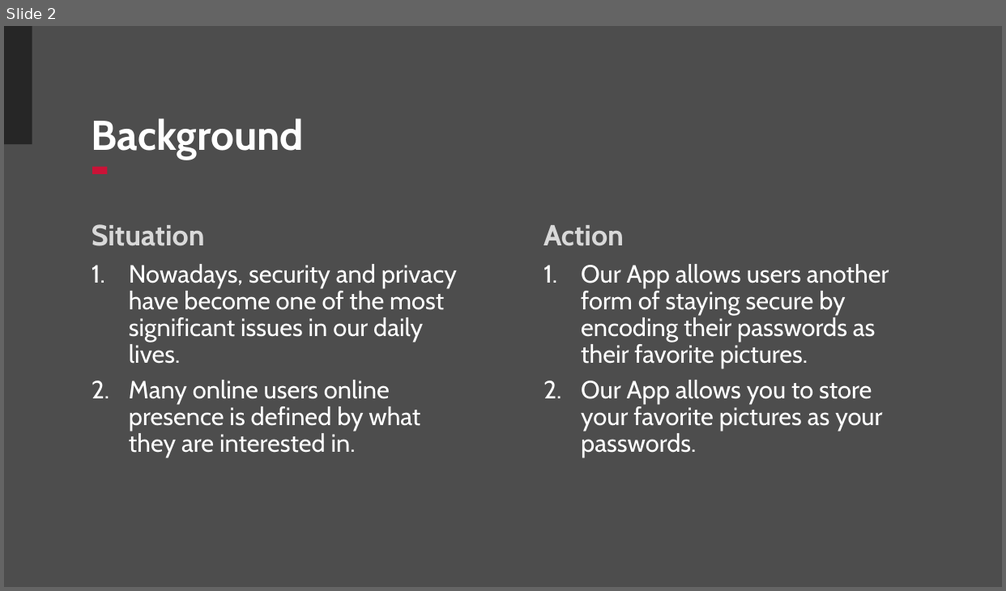
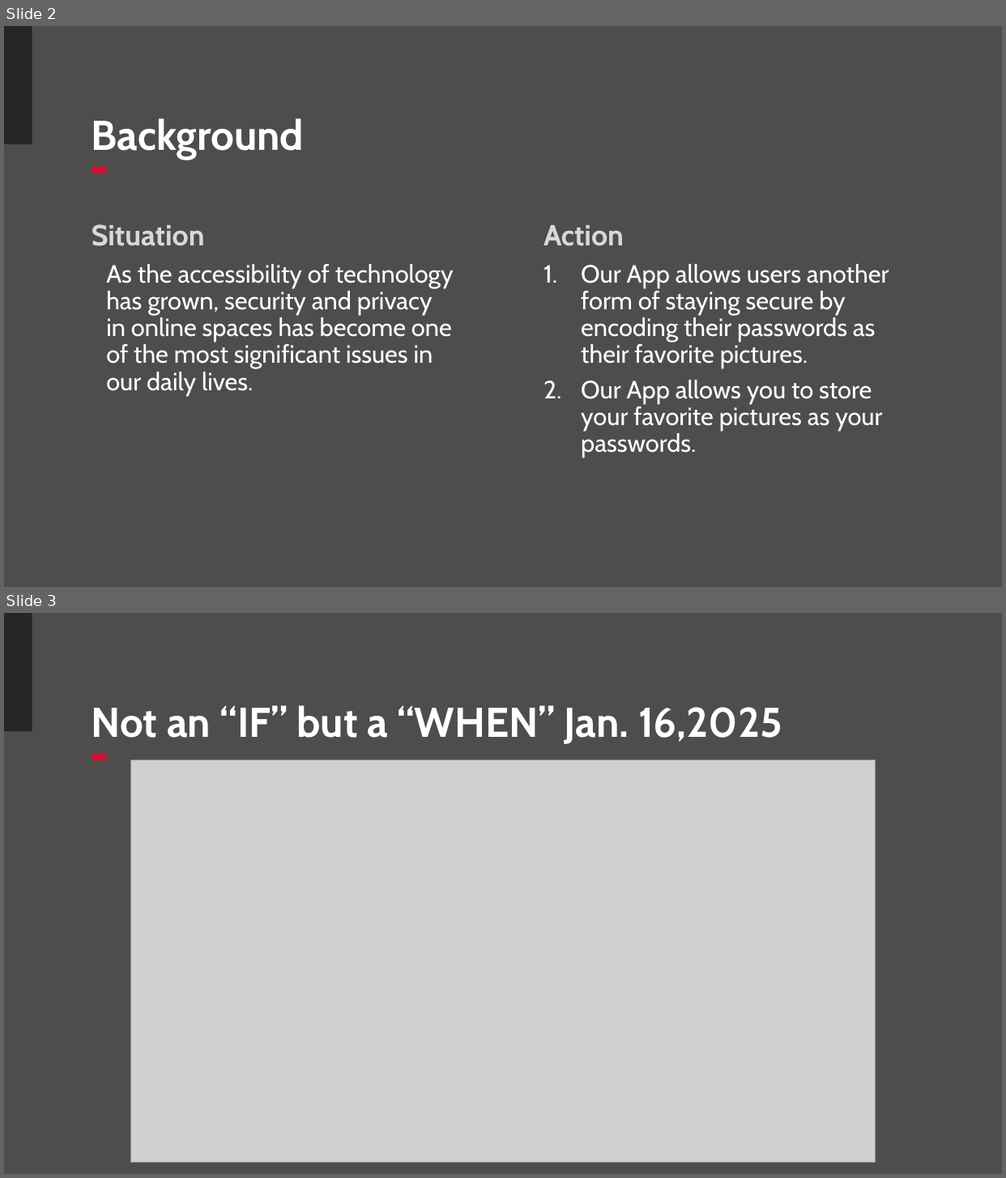
Before and after one commit to nhannguyen111/Steganography-Image-Password, a slide deck: Hackathon 2025 IMGPASS.pptx. Shown one above the other, each under a label of ours: slide 2 before the commit, slides 2 and 3 after it. The pictures are 1006x591 and 1006x1178 pixels, drawn with LibreOffice and Linux fonts; fonts in the diff are those of the drawing; grey boxes stand for pictures; background and template pictures are left out. Boxes give left, top, right and bottom in pixels: in the first picture for what was removed or moved away, otherwise in the second. Text is boxed around its words. In the diff, an @@ line names an element or a change of style, - is before the commit and + after.

```diff
--- a/Hackathon 2025 IMGPASS.pptx
+++ b/Hackathon 2025 IMGPASS.pptx
@@ slide 3 added at (x1=4, y1=613, x2=1002, y2=1174), background #4D4D4D; not listed: 2 template elements that a slide beside it also shows @@
@@ title added at (x1=91, y1=705, x2=782, y2=744), 40 pt, text #FFFFFF, bold @@
+Not an “IF” but a “WHEN” Jan. 16,2025
@@ picture added at (x1=131, y1=760, x2=876, y2=1163) @@
@@ slide 2 changed as well @@
@@ text at (x1=106, y1=264, x2=454, y2=395): text changed @@
-1. Nowadays, security and privacy have become one of the most significant issues in our daily lives.
-2. Many online users online presence is defined by what they are interested in.
+As the accessibility of technology has grown, security and privacy in online spaces has become one of the most significant issues in our daily lives.
```
Also in this commit, not shown: 7 other slides added, 5 slides removed, 1 other file.
